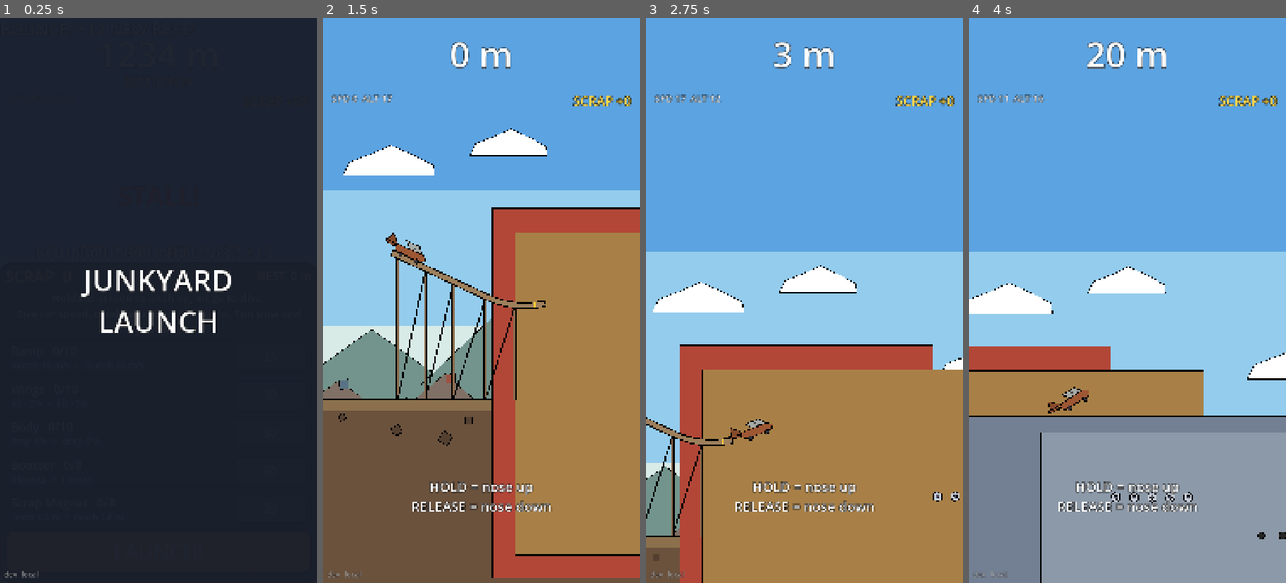
Above: before the commit, frames 1-4 (left to right).
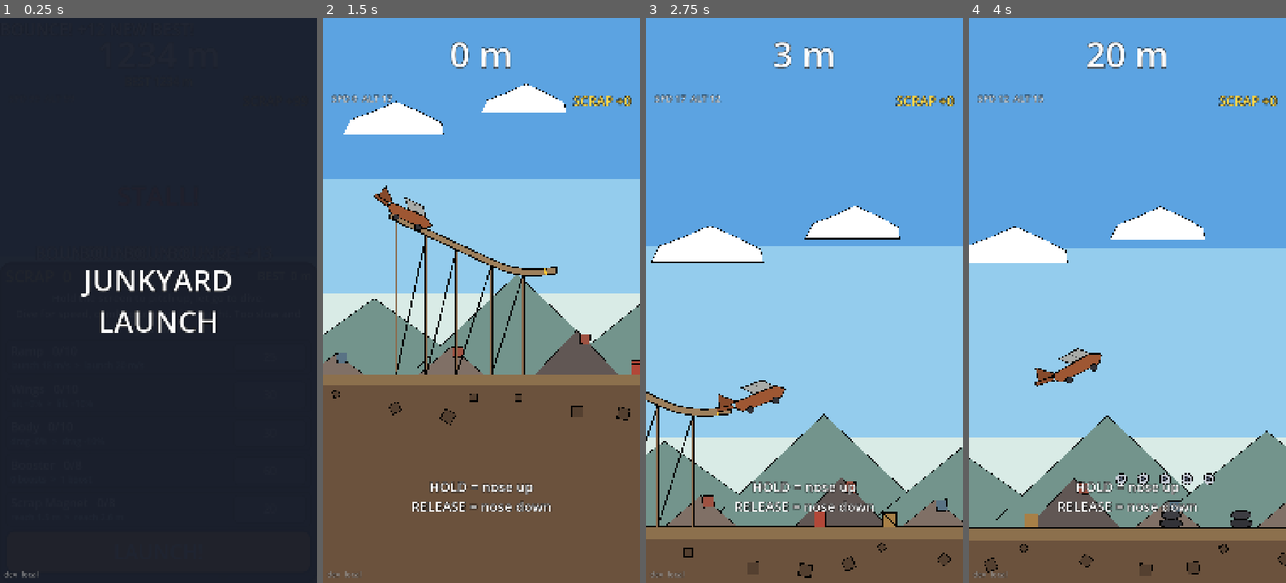
Above: after the commit, the same moments.

Repository: Hotshotted/Plane-Launch
Game: Godot game, scene res://scenes/main.tscn
The game is run twice, just before and just after one commit, with the same random seed, the same clock (stepped at 60 frames per second) and the same inputs.
Inputs (mouse positions are in pixels of both pictures, inside the frame that each line leads up to):
- Up to frame 1 (0.25 s): no input
- Up to frame 2 (1.5 s): click "LAUNCH!" at 0.5 s; click "LAUNCH!" at 1.25 s
- Up to frame 3 (2.75 s): tap Enter at 2 s; move the mouse to (874, 272) at 2.02 s; hold Up from 2.03 s (still down); tap B at 2.1 s; click (874, 272) at 2.17 s; tap Space at 2.27, 2.57 s
- Up to frame 4 (4 s): release Up at 2.75 s; drag from (1064, 328) to (1111, 413) at 2.77 s; move the mouse to (1159, 176) at 3.52 s; hold Up from 3.53 s (still down); tap Enter at 3.6 s

The runs differ from the first frame. In frame 2, 47% of the frame differs, in the area x 0-100%, y 11-100%; in frame 3, 44%; in frame 4, 40%.

Commit message:
Retune economy and boost, bigger glider, shop camera margin, balance sim ladder mode
Co-Authored-By: Claude Sonnet 5.5 <noreply@anthropic.com>
Claude-Session: https://claude.ai/code/session_01FTtWiMwrH8YjHTajRuphWK

Diff:
--- a/scripts/Main.gd
+++ b/scripts/Main.gd
@@ -327,12 +327,12 @@
 	var ky: float
 	if state == STATE_SHOP:
 		# Frame the ramp in the upper part of the screen, above the shop panel.
-		var ramp_h := flight.ramp_top.y + 2.0
+		var ramp_h := flight.ramp_top.y + 6.0
 		var avail := 640.0
 		tp = minf(Tuning.view_scale, avail / ramp_h)
 		var ground_sy := minf(790.0, avail + 150.0)
 		tb = (ground_sy - size.y) / tp
-		tx = flight.ramp_top.x - 3.0
+		tx = flight.ramp_top.x - 6.0
 		kx = 6.0
 		ky = 6.0
 	else:
--- a/scripts/Tuning.gd
+++ b/scripts/Tuning.gd
@@ -23,7 +23,7 @@
 
 # ---------- Camera / screen ----------
 ## Pixels per meter (the canvas is 1080 px wide, so the screen is about 1080 / view_scale meters wide).
-var view_scale := 28.0
+var view_scale := 34.0
 ## Where the glider sits across the screen while flying (fraction of the width).
 var glider_screen_x := 0.30
 ## While low, the camera keeps the ground this many meters above the bottom of the screen.
@@ -57,7 +57,7 @@
 var stall_nose_drop := 70.0
 ## Pitch control: holding raises the nose at pitch_rate (deg/s) up to pitch_up_deg; releasing lowers it down to pitch_down_deg.
 var pitch_rate := 70.0
-var pitch_up_deg := 35.0
+var pitch_up_deg := 28.0
 var pitch_down_deg := -34.0
 
 # ---------- Ramp / launch ----------
@@ -77,12 +77,12 @@
 
 # ---------- Upgrades (gains per level) ----------
 ## Wings: lift_k grows by this fraction of its base per level.
-var wings_lift_step := 0.09
+var wings_lift_step := 0.10
 ## Body: drag0 shrinks by this fraction per level (compounding).
-var body_drag_step := 0.07
+var body_drag_step := 0.10
 ## Booster: tap fires one burst; level = charges per run. Thrust acceleration along the nose, for burst_time seconds.
-var booster_accel := 4.0
-var booster_accel_step := 0.9
+var booster_accel := 3.0
+var booster_accel_step := 0.5
 var booster_time := 0.8
 ## Scrap Magnet: pickup radius (m) at level 0, and the gain per level. Scrap inside the radius flies to the glider.
 var magnet_base := 1.5
@@ -131,11 +131,11 @@
 
 ## id, name, max level, base cost, cost growth per level, unit shown in the shop.
 var upgrades: Array[Dictionary] = [
-	{"id": "ramp", "name": "Ramp", "max": 10, "base_cost": 25.0, "growth": 1.42, "blurb": "launch speed"},
-	{"id": "wings", "name": "Wings", "max": 10, "base_cost": 30.0, "growth": 1.45, "blurb": "lift"},
-	{"id": "body", "name": "Body", "max": 10, "base_cost": 30.0, "growth": 1.45, "blurb": "drag"},
-	{"id": "booster", "name": "Booster", "max": 8, "base_cost": 60.0, "growth": 1.50, "blurb": "boosts per run"},
-	{"id": "magnet", "name": "Scrap Magnet", "max": 8, "base_cost": 20.0, "growth": 1.40, "blurb": "pickup reach"},
+	{"id": "ramp", "name": "Ramp", "max": 10, "base_cost": 25.0, "growth": 1.55, "blurb": "launch speed"},
+	{"id": "wings", "name": "Wings", "max": 10, "base_cost": 30.0, "growth": 1.55, "blurb": "lift"},
+	{"id": "body", "name": "Body", "max": 10, "base_cost": 30.0, "growth": 1.55, "blurb": "drag"},
+	{"id": "booster", "name": "Booster", "max": 8, "base_cost": 60.0, "growth": 1.65, "blurb": "boosts per run"},
+	{"id": "magnet", "name": "Scrap Magnet", "max": 8, "base_cost": 20.0, "growth": 1.45, "blurb": "pickup reach"},
 ]
 
 func upgrade_def(id: String) -> Dictionary:
--- a/scripts/WorldView.gd
+++ b/scripts/WorldView.gd
@@ -6,6 +6,7 @@
 ## once, particles live in a fixed pool, text comes from cached strings.
 
 const OUTLINE := 3.0
+const GLIDER_SCALE := 1.3
 const PARTICLES := 72
 const MAX_SIDES := 16
 
@@ -191,8 +192,9 @@
 func _poly_sq(tpl: PackedVector2Array, o: Vector2, rot: float, size_m: float, col: Color, lw: float = OUTLINE) -> void:
 	_poly(tpl, o, rot, Vector2(size_m, size_m) * _ppm, col, lw)
 
+## A rectangle centred at pixel (cx, cy), w x h pixels.
 func _rect_m(cx: float, cy: float, w: float, h: float, col: Color, rot: float = 0.0) -> void:
-	_poly(RECT, Vector2(cx, cy), rot, Vector2(w, h) * _ppm, col)
+	_poly(RECT, Vector2(cx, cy), rot, Vector2(w, h), col)
 
 func _hash(i: int) -> float:
 	var v := sin(float(i) * 12.9898 + 78.233) * 43758.5453
@@ -459,7 +461,7 @@
 	var rot := -f.theta
 	if f.stall_amount > 0.0:
 		rot += sin(_time * 40.0) * 0.06 * f.stall_amount
-	var u := _ppm                      # meters -> pixels
+	var u := _ppm * GLIDER_SCALE       # meters -> pixels (drawn a bit bigger than life so the upgrades read)
 	var c := cos(rot)
 	var s := sin(rot)
 	var bl := f.lv_body
@@ -521,7 +523,7 @@
 ## A wing seen from the side-front: a slab above the fuselage with a slanted far edge.
 ## `chord` is its length in meters; the far edge slants up-back, longer with more lift.
 func _wing(o: Vector2, rot: float, root: Vector2, chord: float, col: Color, front: float) -> void:
-	var u := _ppm
+	var u := _ppm * GLIDER_SCALE
 	var c := cos(rot)
 	var s := sin(rot)
 	var depth := 0.55 + 0.05 * flight.lv_wings
--- a/tests/glide_sim.gd
+++ b/tests/glide_sim.gd
@@ -25,7 +25,17 @@
 		t += 1.0 / 60.0
 	return f
 
+var _cache := {}
+
 func avg(levels: Dictionary, mode: int = 0) -> Dictionary:
+	var key := str(levels) + str(mode)
+	if _cache.has(key):
+		return _cache[key]
+	var r := _avg(levels, mode)
+	_cache[key] = r
+	return r
+
+func _avg(levels: Dictionary, mode: int) -> Dictionary:
 	var sum := 0.0
 	var scrap := 0.0
 	var mx := 0.0
@@ -43,6 +53,13 @@
 
 func _initialize() -> void:
 	tn = root.get_node("Tuning")
+	var only_ladder := OS.get_cmdline_user_args().has("ladder")
+	if not only_ladder:
+		singles()
+	ladder()
+	quit(0)
+
+func singles() -> void:
 	var base := avg(lv())
 	print("BASE (all level 0), good pilot: %.0f m avg (min %.0f max %.0f), scrap %.0f" % [base["dist"], base["min"], base["max"], base["scrap"]])
 	for mode in [1, 2, 3]:
@@ -62,6 +79,8 @@
 		var a := avg(lv(l, l, l, mini(l, 8), mini(l, 8)))
 		print("  all L%d: %.0f m avg, scrap %.0f (min %.0f max %.0f)" % [l, a["dist"], a["scrap"], a["min"], a["max"]])
 	# The economy: always buy the cheapest affordable upgrade, runs until everything is maxed.
+
+func ladder() -> void:
 	print("LADDER (buys the cheapest upgrade it can afford after each run):")
 	var levels := lv()
 	var scrap := 0.0
@@ -88,7 +107,7 @@
 				levels[best_id] += 1
 				bought += 1
 				changed = true
-		if run <= 12 or run % 10 == 0:
+		if run <= 12 or run % 5 == 0:
 			print("  run %3d: %.0f m  scrap/run %.0f  upgrades bought %d  levels r%d w%d b%d bo%d m%d" % [run, a["dist"], a["scrap"], bought, levels["ramp"], levels["wings"], levels["body"], levels["booster"], levels["magnet"]])
 		var done := true
 		for u in tn.upgrades:
